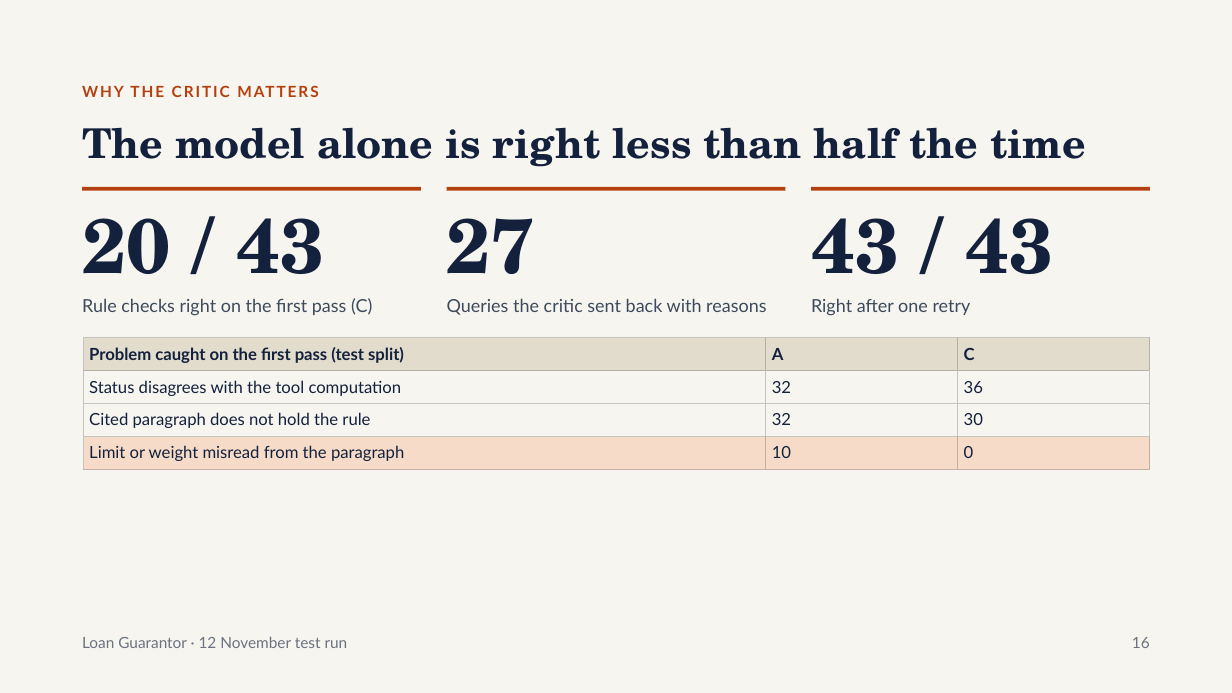
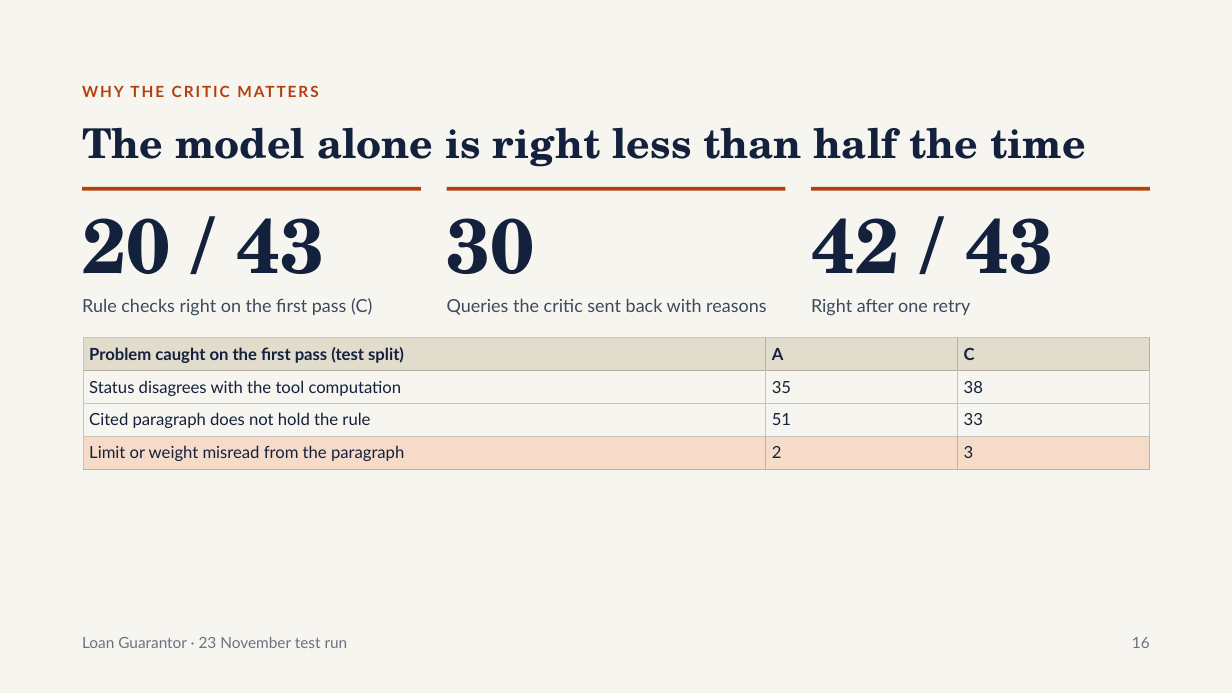
Before and after one commit to my-jamming-codes/KGP_GenAI_Achievers_Capstone, a slide deck: slide 16 of docs/images/Loan Guarantor Demo.pptx. Drawn at 1232x693 pixels with LibreOffice and Linux fonts; fonts in the diff are those of the drawing. Boxes give left, top, right and bottom in pixels: in the first picture for what was removed or moved away, otherwise in the second. Text is boxed around its words. In the diff, an @@ line names an element or a change of style, - is before the commit and + after.

```diff
--- a/docs/images/Loan Guarantor Demo.pptx
+++ b/docs/images/Loan Guarantor Demo.pptx
@@ text at bbox=[447, 218, 535, 299]: text changed @@
-27
+30
@@ text at bbox=[811, 218, 1053, 299]: text changed @@
-43 / 43
+42 / 43
@@ table at bbox=[83, 338, 1151, 470] @@
-row 2, column 2: 32
+row 2, column 2: 35
-row 2, column 3: 36
+row 2, column 3: 38
-row 3, column 2: 32
+row 3, column 2: 51
-row 3, column 3: 30
+row 3, column 3: 33
-row 4, column 2: 10
+row 4, column 2: 2
-row 4, column 3: 0
+row 4, column 3: 3
@@ text at bbox=[82, 636, 348, 648]: text changed @@
-Loan Guarantor · 12 November test run
+Loan Guarantor · 23 November test run
```
Also in this commit, not shown: 10 other slides changed, 24 other files.
